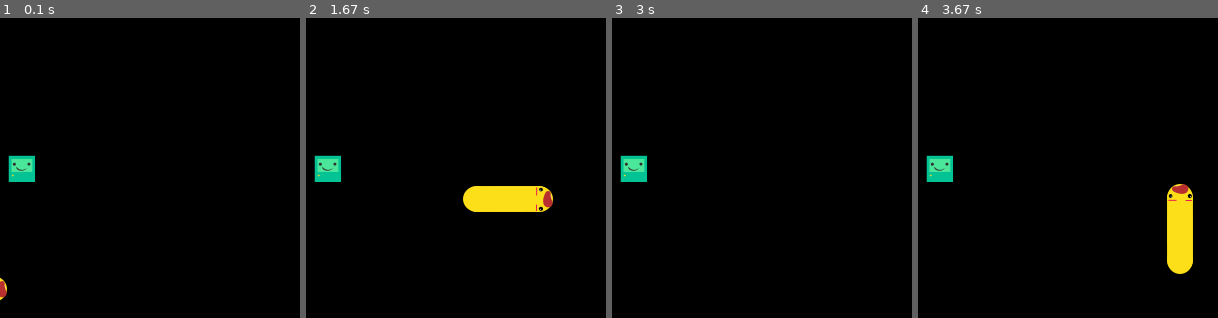
Above: before the commit, frames 1-4 (left to right).
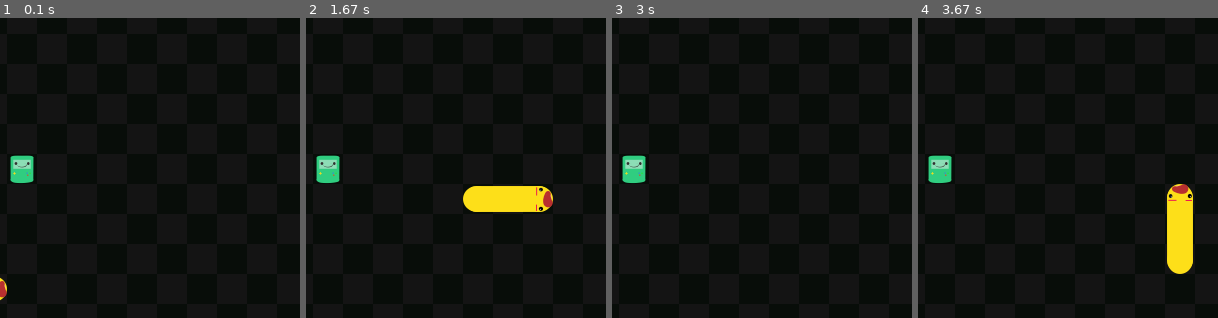
Above: after the commit, the same moments.

Repository: kathleenhang/pygame-snake
Game: pygame game, started from snake.py
The game is run twice, just before and just after one commit, with the same random seed, the same clock (stepped at 60 frames per second) and the same inputs.
Inputs:
- Up to frame 1 (0.1 s): no input
- Up to frame 2 (1.67 s): hold D 0.33-0.8 s; hold W 0.83-1.3 s; hold D from 1.33 s (still down)
- Up to frame 3 (3 s): release D at 1.8 s; hold S 2.4-2.78 s; hold A from 2.82 s (still down)
- Up to frame 4 (3.67 s): release A at 3.22 s; hold W 3.25-3.62 s
The pictures show only the part of the screen within x 39-89%, y 7-57%; the shares and areas given below are measured in that part.

The runs differ from the first frame. In frame 1, 0.8% of the frame differs, in the area x 2-12%, y 45-55%; in frame 2, 0.8%; in frame 3, 0.8%; in frame 4, 0.8%.

Commit message:
draw board

Diff:
--- a/snake.py
+++ b/snake.py
@@ -46,7 +46,7 @@
                 block.y * cell_size,
                 cell_size, cell_size)
             yellow_color = (255, 255, 0)
-            #pygame.draw.rect(screen, yellow_color, snake_rect)
+            # pygame.draw.rect(screen, yellow_color, snake_rect)
             if index == 0:
                 screen.blit(self.head, snake_rect)
             elif index == len(self.body)-1:
@@ -118,8 +118,8 @@
         # create food rectangle
         food_rect = pygame.Rect(self.pos.x * cell_size,
                                 self.pos.y * cell_size, cell_size, cell_size)
-        #white_color = (255, 255, 255)
-        #pygame.draw.rect(screen, white_color, food_rect)
+        # white_color = (255, 255, 255)
+        # pygame.draw.rect(screen, white_color, food_rect)
         screen.blit(food, food_rect)
 
     def move_food(self):
@@ -134,6 +134,7 @@
         self.food = Food()
 
     def draw_elements(self):
+        self.draw_board()
         self.snake.draw_snake()
         self.food.draw_food()
 
@@ -160,6 +161,22 @@
     def game_over(self):
         pygame.quit()
         sys.exit()
+
+    def draw_board(self):
+        bg_color = (8, 13, 9)
+        for row in range(cell_count):
+            if row % 2 == 0:
+                for col in range(cell_count):
+                    if col % 2 == 0:
+                        bg_rect = pygame.Rect(
+                            col*cell_size, row*cell_size, cell_size, cell_size)
+                        pygame.draw.rect(screen, bg_color, bg_rect)
+            else:
+                for col in range(cell_count):
+                    if col % 2 != 0:
+                        bg_rect = pygame.Rect(
+                            col*cell_size, row*cell_size, cell_size, cell_size)
+                        pygame.draw.rect(screen, bg_color, bg_rect)
 
 
 pygame.init()
@@ -205,7 +222,8 @@
                 if main_game.snake.direction.y != -1:
                     main_game.snake.direction = Vector2(0, 1)
         # draw elements: board, snake, food
-        screen.fill(black_color)
+        dark_blue = (73, 21, 3)
+        screen.fill((20, 20, 20))
         main_game.draw_elements()
 
         # quit game
Binary file changed: images/food.png
